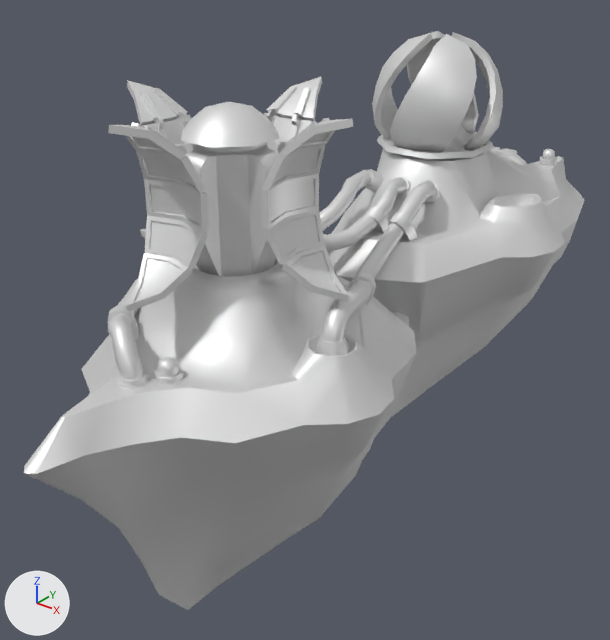
An edit to the glTF model glb/leganavyradjamship.glb, drawn before and after from the same camera.
Both versions are drawn from a 50 mm camera at (52.4, -73.8, 44.3) aimed at (-2.9, -4.6, 1.4). Arrows for +X, +Y and +Z are at lower left; the lights stay in place. The first picture is the older version. Where no turn or scale is listed for an object, it has been applied to the vertices.

The first picture shows 'base', 'dishA', 'dishABot1', 'dishABot2', 'dishATop1', 'dishATop2', 'dishB', 'dishBBot1', 'dishBBot2', 'dishBTop1', 'dishBTop2', 'dishCTop1', 'dishCTop2', 'dishDBot2', 'dishDTop1', 'dishDTop2', 'dishTower', 'jamDishA', 'jamDishB', 'jamDishD', 'radarBase' and 2 more.
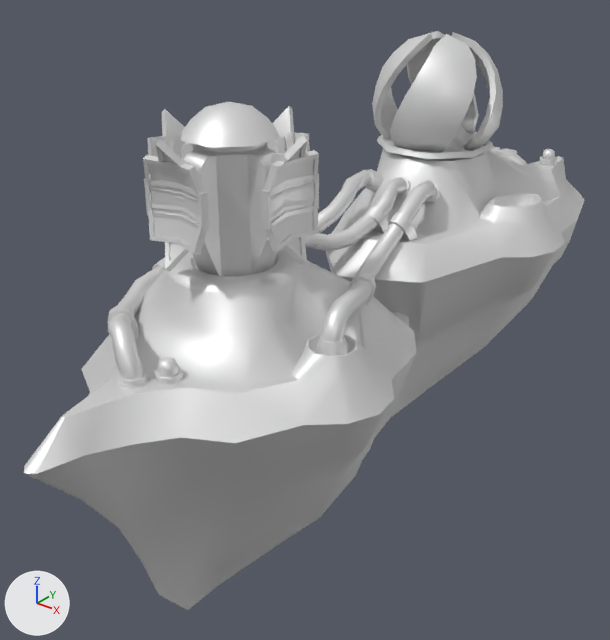
Location of each change, [x1, y1, x2, y2] in pixels of the pictures (610 x 640 px):
'dishABot1', turned
    before: [145, 215, 209, 268]
    after: [148, 204, 210, 255]
'dishABot2', turned
    before: [126, 250, 192, 312]
    after: [158, 202, 198, 272]
'dishBBot1', turned
    before: [263, 209, 325, 265]
    after: [260, 198, 318, 252]
'dishBBot2', turned
    before: [282, 244, 349, 302]
    after: [273, 199, 308, 266]
'dishDTop2', turned
    before: [127, 80, 189, 130]
    after: [162, 109, 186, 157]
'dishCTop2', turned
    before: [266, 77, 322, 125]
    after: [272, 106, 294, 154]
'dishATop1', turned
    before: [136, 149, 206, 194]
    after: [143, 155, 209, 204]
'dishBTop1', turned
    before: [262, 144, 326, 192]
    after: [260, 150, 319, 202]
'dishATop2', turned
    before: [108, 123, 187, 160]
    after: [156, 139, 195, 202]
'dishBTop2', turned
    before: [277, 118, 353, 157]
    after: [273, 135, 308, 198]
'dishCTop1', turned (mostly hidden afterwards)
    before: [264, 113, 313, 153]
    after: [278, 132, 310, 152]
'dishDTop1', turned
    before: [142, 115, 191, 145]
    after: [147, 133, 182, 157]
'dishDBot2', turned (not visible afterwards)
    before: [140, 229, 146, 238]

Edits to the bpy script that builds the scene:
```text
Change ob_dishabot1:
    ob_dishabot1.rotation_euler: (0.0, 0.0, 0.0) -> (0.175, 0.0, 0.0)  # degrees (0, 0, 0) -> degrees (10, 0, 0)
Change ob_dishabot2:
    ob_dishabot2.rotation_euler: (0.0, 0.0, 0.0) -> (0.524, 0.0, 0.0)  # degrees (0, 0, 0) -> degrees (30, 0, 0)
Change ob_dishatop1:
    ob_dishatop1.rotation_euler: (0.0, 0.0, 0.0) -> (-0.175, 0.0, 0.0)  # degrees (0, 0, 0) -> degrees (-10, 0, 0)
Change ob_dishatop2:
    ob_dishatop2.rotation_euler: (0.0, 0.0, 0.0) -> (-0.524, 0.0, 0.0)  # degrees (0, 0, 0) -> degrees (-30, 0, 0)
Change ob_dishbbot1:
    ob_dishbbot1.rotation_euler: (0.0, 0.0, 0.0) -> (0.0, 0.175, 0.0)  # degrees (0, 0, 0) -> degrees (0, 10, 0)
Change ob_dishbbot2:
    ob_dishbbot2.rotation_euler: (0.0, 0.0, 0.0) -> (0.0, 0.524, 0.0)  # degrees (0, 0, 0) -> degrees (0, 30, 0)
Change ob_dishbtop1:
    ob_dishbtop1.rotation_euler: (0.0, 0.0, 0.0) -> (0.0, -0.175, 0.0)  # degrees (0, 0, 0) -> degrees (0, -10, 0)
Change ob_dishbtop2:
    ob_dishbtop2.rotation_euler: (0.0, 0.0, 0.0) -> (0.0, -0.524, 0.0)  # degrees (0, 0, 0) -> degrees (0, -30, 0)
Change ob_dishctop1:
    ob_dishctop1.rotation_euler: (0.0, 0.0, 0.0) -> (0.175, 0.0, 0.0)  # degrees (0, 0, 0) -> degrees (10, 0, 0)
Change ob_dishctop2:
    ob_dishctop2.rotation_euler: (0.0, 0.0, 0.0) -> (0.524, 0.0, 0.0)  # degrees (0, 0, 0) -> degrees (30, 0, 0)
Change ob_dishdbot1:
    ob_dishdbot1.rotation_euler: (0.0, 0.0, 0.0) -> (0.0, -0.175, 0.0)  # degrees (0, 0, 0) -> degrees (0, -10, 0)
Change ob_dishdbot2:
    ob_dishdbot2.rotation_euler: (0.0, 0.0, 0.0) -> (0.0, -0.524, 0.0)  # degrees (0, 0, 0) -> degrees (0, -30, 0)
Change ob_dishdtop1:
    ob_dishdtop1.rotation_euler: (0.0, 0.0, 0.0) -> (0.0, 0.175, 0.0)  # degrees (0, 0, 0) -> degrees (0, 10, 0)
Change ob_dishdtop2:
    ob_dishdtop2.rotation_euler: (0.0, 0.0, 0.0) -> (0.0, 0.524, 0.0)  # degrees (0, 0, 0) -> degrees (0, 30, 0)
```
